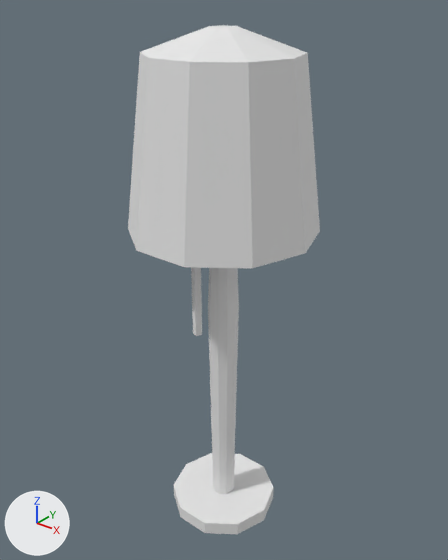
An edit to the FBX model Assets/Izzy/IzzyAssets/fbx models/large_lamp.fbx, drawn before and after from the same camera.
One viewpoint serves both versions: a 50 mm lens placed at (2.16, -1.446, 1.848), pointed at (0.98, 0.028, 0.934). The axes (+X, +Y, +Z) are drawn at lower left. The lights are the same throughout. Where no turn or scale is listed for an object, it has been applied to the vertices.

In view in the first picture: 'large_lamp'.
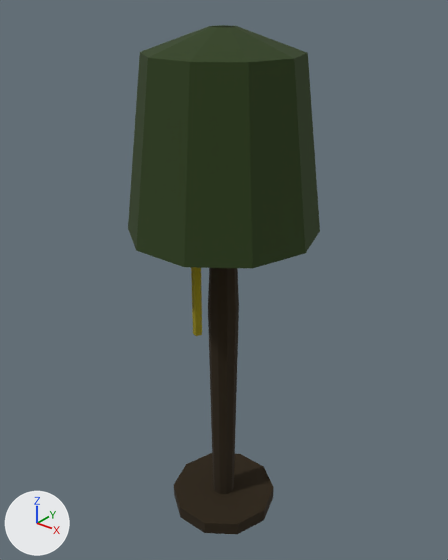
The newer file is also turned or shifted as a whole; pictures and numbers use the older file's frame.

Where the change shows, as pixel boxes [x1, y1, x2, y2] in the pictures (448 x 560 px):
'large_lamp', surface changed (grey to green)
    both: [128, 25, 320, 534]

The change, as a diff of the scene's bpy script:
```diff
--- a/Assets/Izzy/IzzyAssets/fbx models/large_lamp.fbx.py
+++ b/Assets/Izzy/IzzyAssets/fbx models/large_lamp.fbx.py
@@ img_wardrobe_lamps_initialshadinggroup_basecolor_png @@
+img_wardrobe_lamps_initialshadinggroup_basecolor_png = load_image('wardrobe_lamps_initialShadingGroup_BaseColor.png', '../Materials/wardrobe_lamps_initialShadingGroup_BaseColor.png', 1024, 1024, 'sRGB')
@@ mat_initialshadinggroup_001 @@
 mat_initialshadinggroup_001 = principled_material('initialShadingGroup.001')
-mat_initialshadinggroup_001.base_color = (0.8, 0.8, 0.8)  # white #e7e7e7
+mat_initialshadinggroup_001.texture = img_wardrobe_lamps_initialshadinggroup_basecolor_png
 mat_initialshadinggroup_001.roughness = 1.0
```
